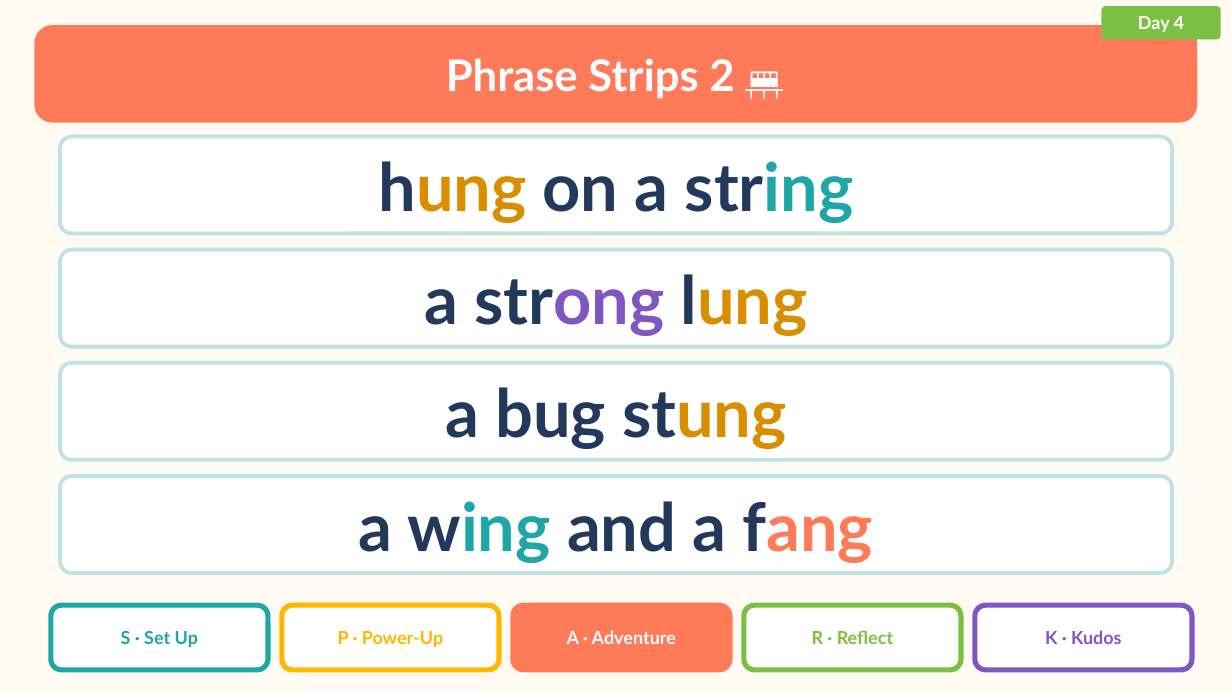
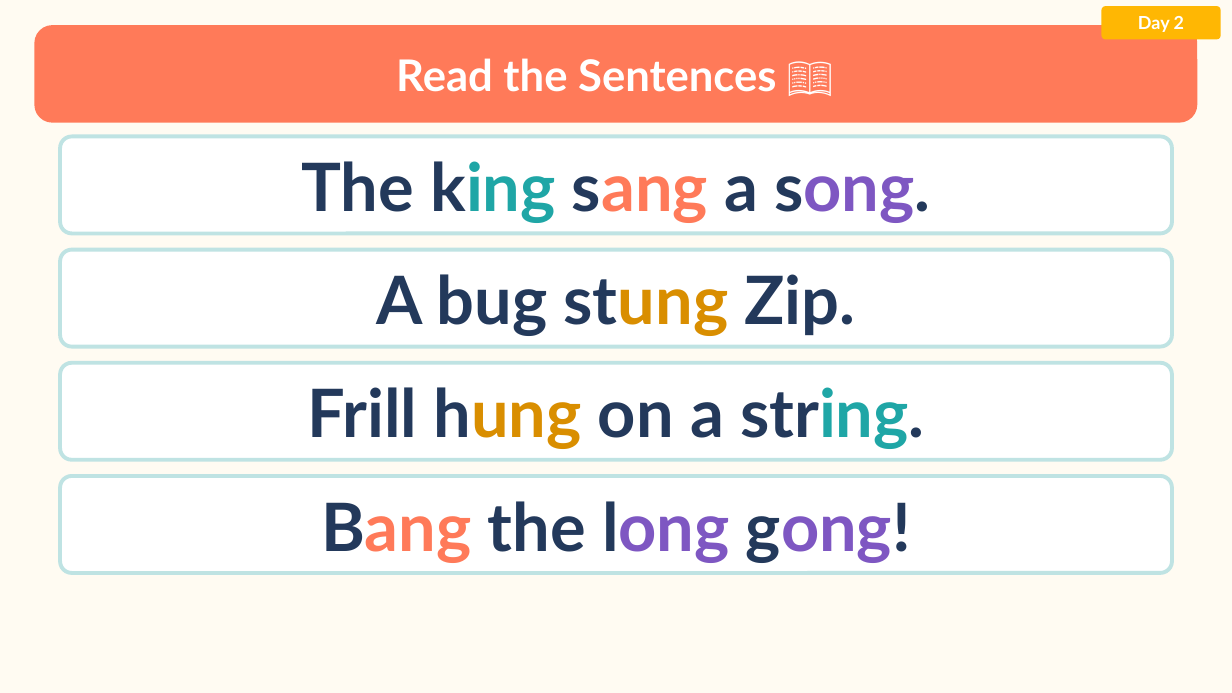
Before and after one commit to Silkwormx/island-readers, a slide deck: slide 37 of teachers/ng/Lesson3.1_ng_Slide_Presentation.pptx (slide 55 before the commit). Drawn at 1232x693 pixels with LibreOffice and Linux fonts; fonts in the diff are those of the drawing. Boxes give left, top, right and bottom in pixels: in the first picture for what was removed or moved away, otherwise in the second. Text is boxed around its words. In the diff, an @@ line names an element or a change of style, - is before the commit and + after.

```diff
--- a/teachers/ng/Lesson3.1_ng_Slide_Presentation.pptx
+++ b/teachers/ng/Lesson3.1_ng_Slide_Presentation.pptx
@@ rounded rectangle "Day 2" at (1102, 6, 1221, 40): fill #7BC043 to #FFB703 @@
@@ text in rounded rectangle at (1138, 16, 1184, 32): text changed @@
-Day 4
+Day 2
@@ text at (396, 58, 776, 92): text changed @@
-Phrase Strips 2 🚝
+Read the Sentences 📖
@@ text in rounded rectangle at (302, 161, 930, 223): text changed @@
-hung on a string
+The king sang a song.
@@ text in rounded rectangle at (377, 274, 855, 336): text changed @@
-a strong lung
+A bug stung Zip.
@@ text in rounded rectangle at (307, 387, 925, 449): text changed @@
-a bug stung
+Frill hung on a string.
@@ text in rounded rectangle at (321, 501, 911, 563): text changed @@
-a wing and a fang
+Bang the long gong!
@@ rounded rectangle removed at (51, 605, 268, 670) @@
@@ rounded rectangle removed at (282, 605, 499, 670) @@
@@ rounded rectangle removed at (513, 605, 730, 670) @@
@@ rounded rectangle removed at (744, 605, 961, 670) @@
@@ rounded rectangle removed at (975, 605, 1192, 670) @@
@@ text removed at (121, 631, 198, 647) @@
-S · Set Up
@@ text removed at (338, 631, 443, 647) @@
-P · Power-Up
@@ text removed at (567, 630, 676, 644) @@
-A · Adventure
@@ text removed at (812, 630, 893, 644) @@
-R · Reflect
@@ text removed at (1045, 630, 1121, 644) @@
-K · Kudos
```
Also in this commit, not shown: 46 other slides changed, 5 slides added, 21 slides removed, 19 other files.
